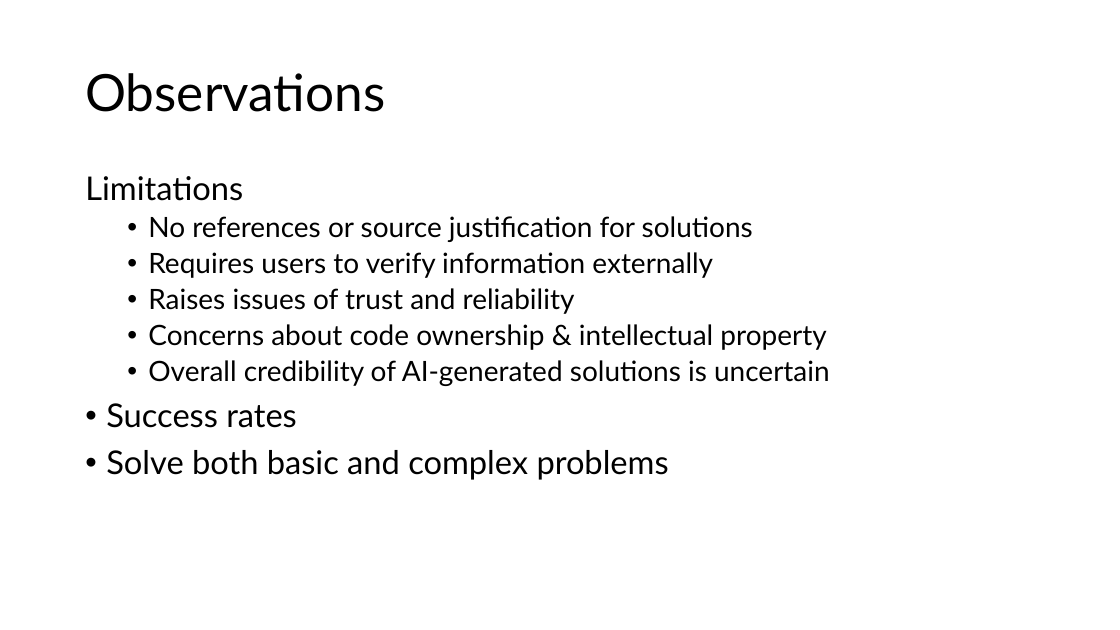
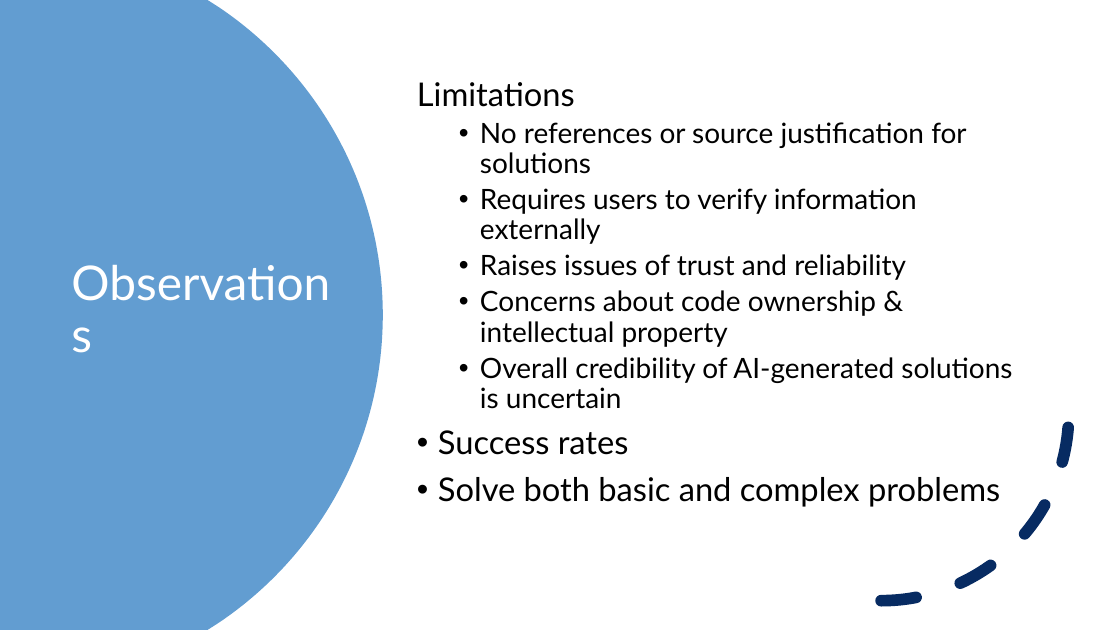
Before and after one commit to M0ck1ngjay178/CMSC-4200-AI, a slide deck: slide 11 of Project/slides/CMSC-4200-Group1-Project.pptx. Drawn at 1120x630 pixels with LibreOffice and Linux fonts; fonts in the diff are those of the drawing. Boxes give left, top, right and bottom in pixels: in the first picture for what was removed or moved away, otherwise in the second. Text is boxed around its words. In the diff, an @@ line names an element or a change of style, - is before the commit and + after.

```diff
--- a/Project/slides/CMSC-4200-Group1-Project.pptx
+++ b/Project/slides/CMSC-4200-Group1-Project.pptx
@@ freeform shape added at [0,0,383,630], fill #629DD1 @@
@@ text "Limitations": place and size @@
-text "Limitations" at [85,176,830,480]
+text "Limitations" at [417,82,1012,507]
@@ text "Limitations" at [417,82,1012,507]: vertical alignment top to middle @@
@@ title "Observations": place and size @@
-title "Observations" at [85,73,385,112]
+title "Observations" at [63,106,357,516]
@@ title "Observations" at [63,106,357,516]: size 44 to 41 pt, text colour #000000 to #FFFFFF @@
@@ arc (boxed as its full ellipse) added at [694,226,1070,602], outline #072B62 10 pt dashed @@
```
Also in this commit, not shown: 1 slide added, 1 slide removed, 1 other file.
